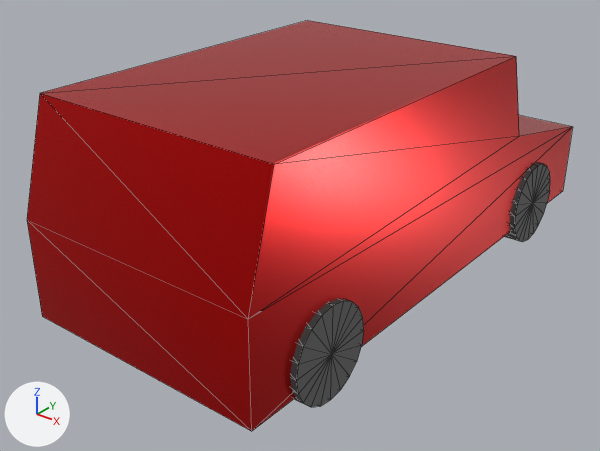
Renders of the glTF model _out/samples/BasicSample/Models/Traffic/Car.glb from each side of a commit.
Camera for both pictures: a 50 mm lens placed at (3.07, -6.19, 2.85), pointed at (-0.11, -2.22, 0.39). Lighting does not change. The marker at lower left points along +X, +Y and +Z. The picture after the commit comes second. Mesh edges are drawn as thin lines. Vertices at exactly the same position are counted once.

Objects in the first picture: 'タイヤ', '車体'.
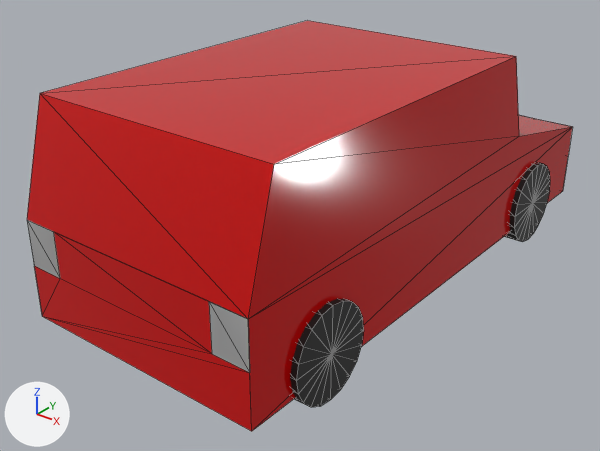
What differs and where, as boxes (x1, y1, x2, y2) in the pictures (600 x 451 px):
'車体', surface changed, reshaped
    both: (27, 21, 572, 431)
'タイヤ', recoloured
    both: (290, 163, 550, 407)
part 1 of me_車体, reshaped
    both: (27, 115, 572, 431)

What the commit changed:
In material 'mat1' (mat_mat1), metallic goes from 0.75 to 0.0.
In material 'mat1' (mat_mat1), roughness goes from 0.25 to 0.1.
Material 'mat2' (mat_mat2) changes colour from dark grey #636363 to black #222222; in linear values from (0.125, 0.125, 0.125) to (0.016, 0.016, 0.016).
Material 'mat4' (mat_mat4) is new.
Its base color is (0.4, 0.4, 0.4) (grey #aaaaaa).
Its roughness is 0.2.
me_車体 is used by ob_車体; location (0.0, 0.0, 0.0).
me_車体 had 14 vertices, 22 faces and spanned x -0.85..0.85, y -3.8..0.0, z 0.15..1.5.
me_車体 now has 28 vertices, 38 faces and spans x -0.85..0.85, y -3.8..0.0, z 0.15..1.5.
Part 1, on me_車体:
5 faces are deleted.
14 vertices are added at x -0.85..0.85, y -3.8..0.0, z 0.15..0.8.
13 new faces join them, mat_mat1 (red #cf0000).
8 new faces join them, mat_mat4 (grey #aaaaaa).
me_車体 gains material mat_mat4 (grey #aaaaaa).
